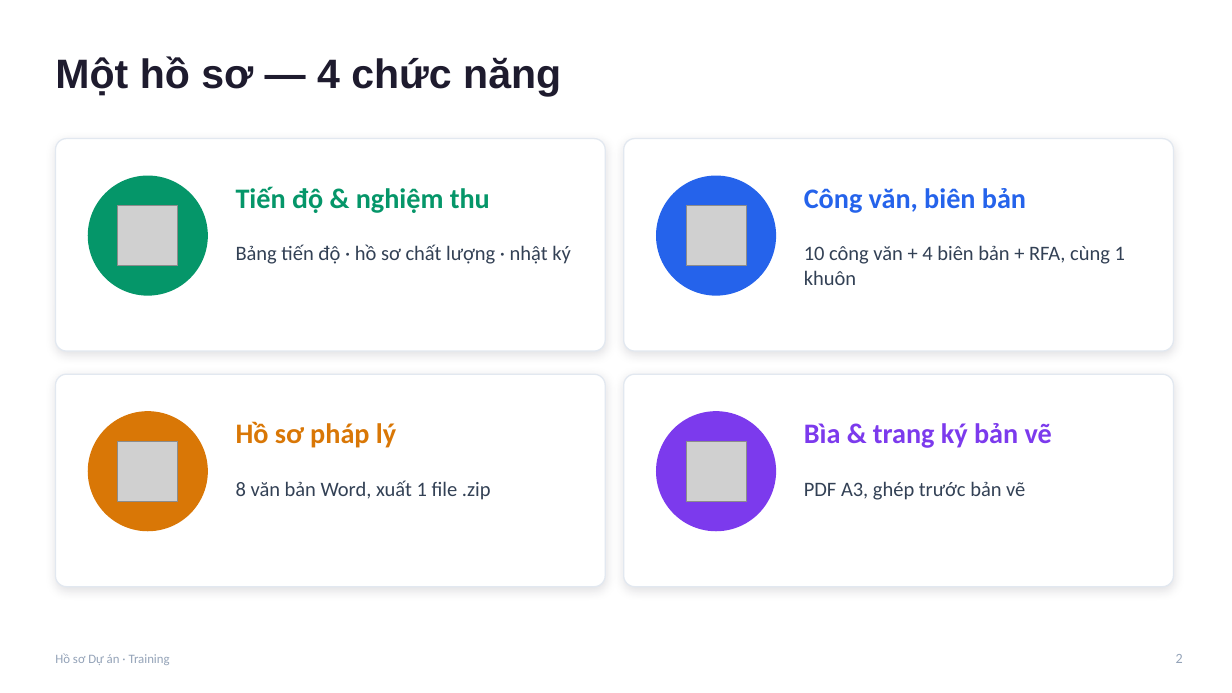
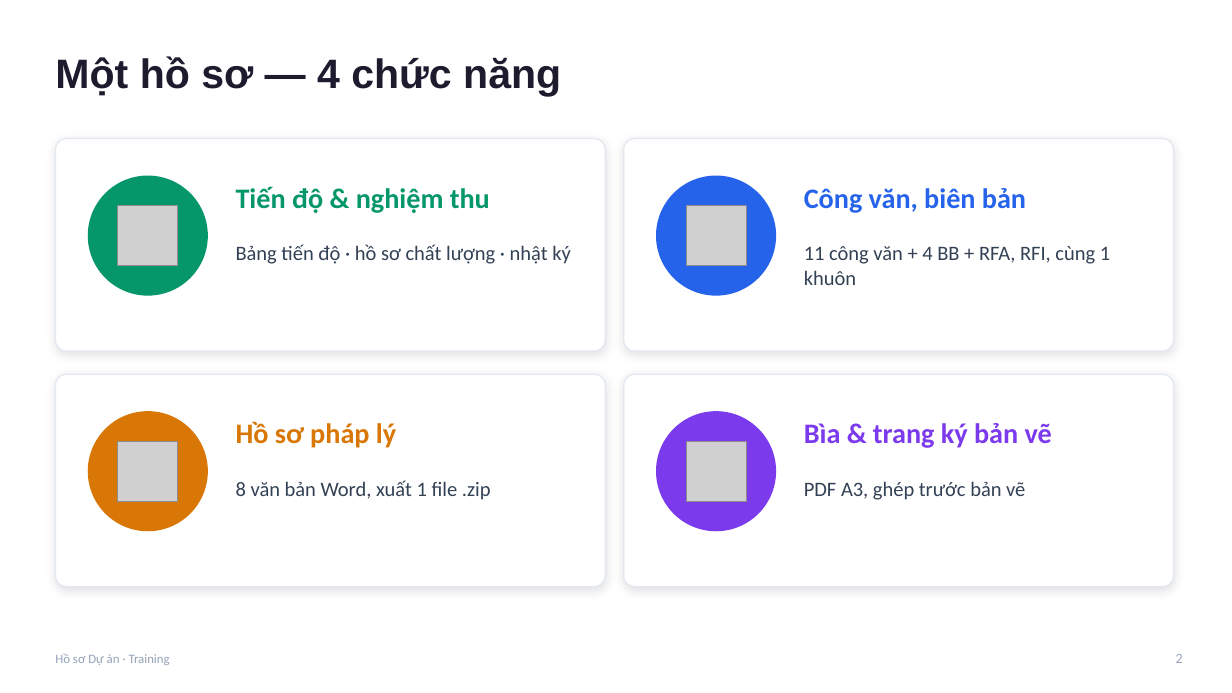
Before and after one commit to xaxa9ztb/TrackingTS, a slide deck: slide 2 of docs/Training-Ho-so-Du-an.pptx. Drawn at 1232x693 pixels with LibreOffice and Linux fonts; fonts in the diff are those of the drawing; grey boxes stand for pictures. Boxes give left, top, right and bottom in pixels: in the first picture for what was removed or moved away, otherwise in the second. Text is boxed around its words. In the diff, an @@ line names an element or a change of style, - is before the commit and + after.

```diff
--- a/docs/Training-Ho-so-Du-an.pptx
+++ b/docs/Training-Ho-so-Du-an.pptx
@@ text at bbox=[804, 246, 1110, 285]: text changed @@
-10 công văn + 4 biên bản + RFA, cùng 1 khuôn
+11 công văn + 4 BB + RFA, RFI, cùng 1 khuôn
```
Also in this commit, not shown: 4 other slides changed, 1 slide added, 11 other files.
